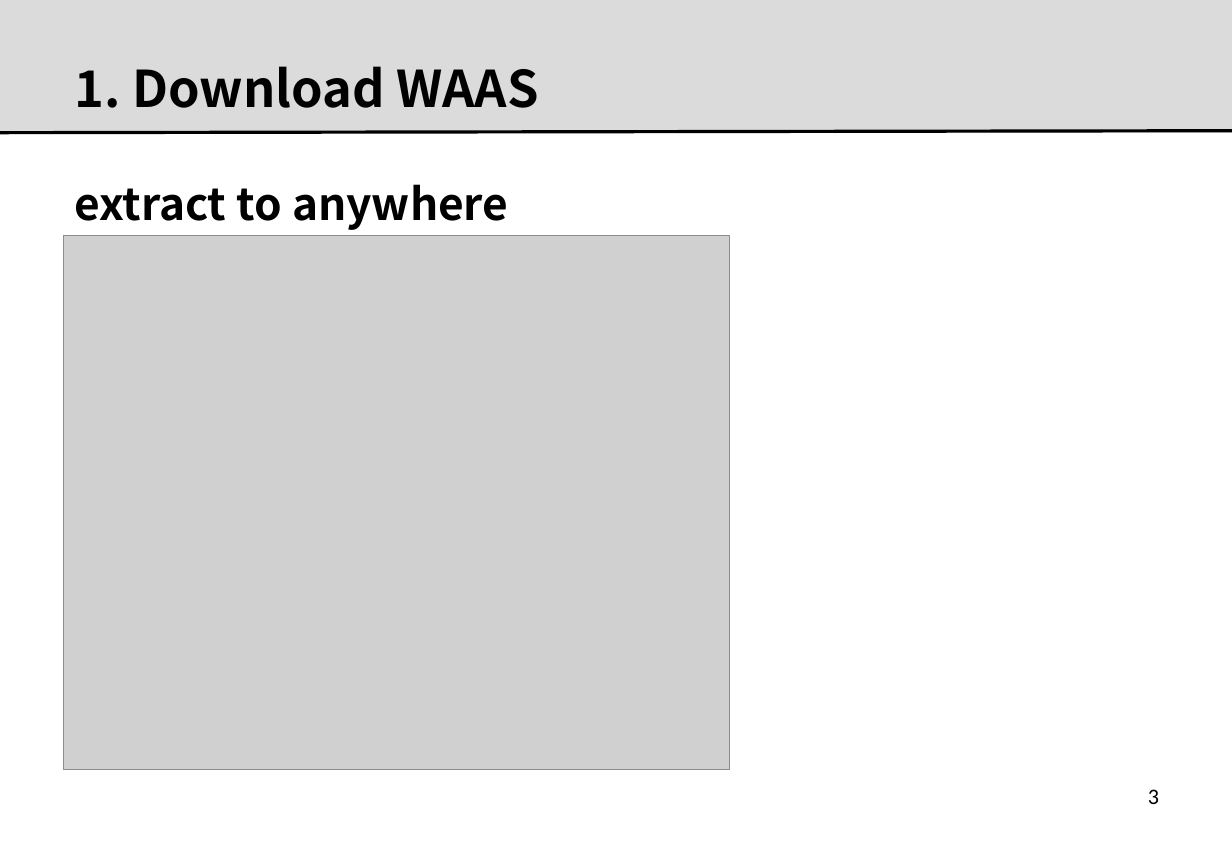
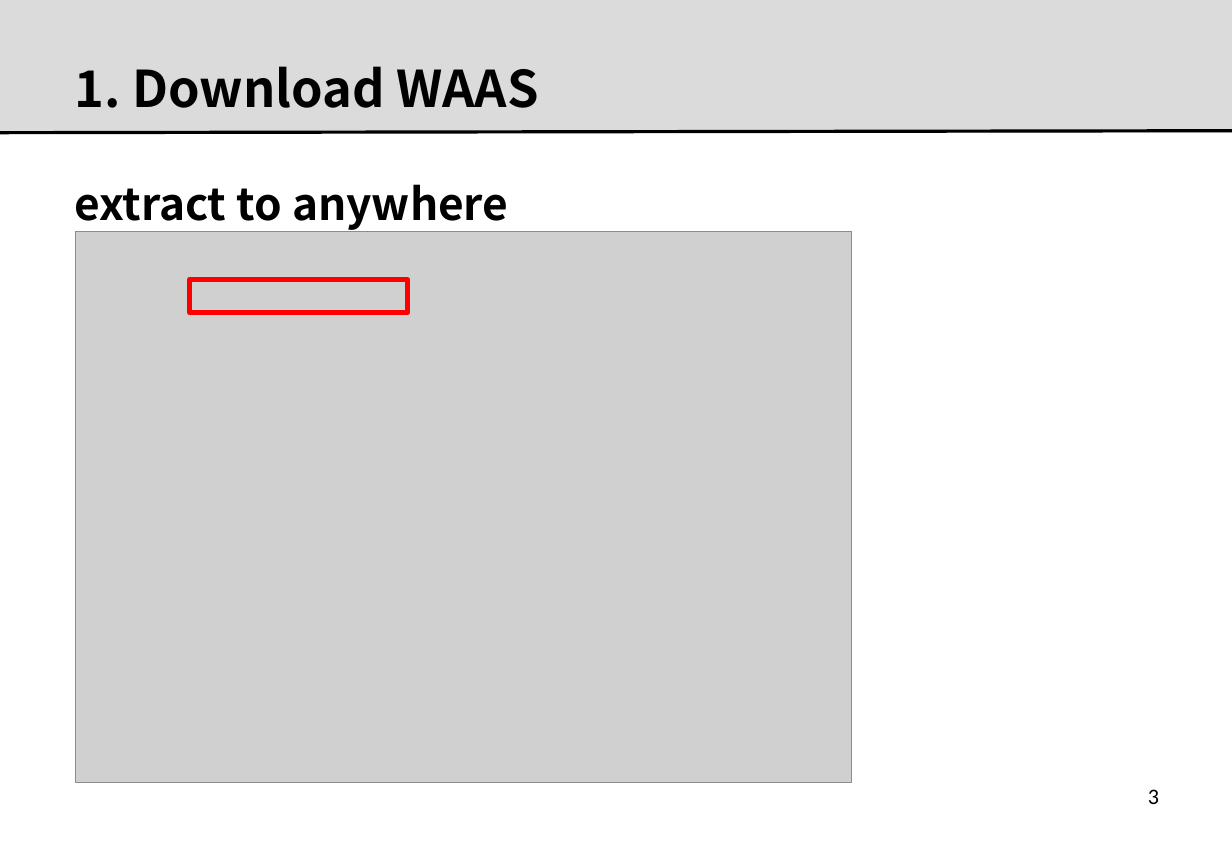
Before and after one commit to kitcrl/waas, a slide deck: slide 4 of docs/0000.man.pptx. Drawn at 1232x853 pixels with LibreOffice and Linux fonts; fonts in the diff are those of the drawing; grey boxes stand for pictures; background and template pictures are left out. Boxes give left, top, right and bottom in pixels: in the first picture for what was removed or moved away, otherwise in the second. Text is boxed around its words. In the diff, an @@ line names an element or a change of style, - is before the commit and + after.

```diff
--- a/docs/0000.man.pptx
+++ b/docs/0000.man.pptx
@@ picture: place and size @@
-picture at box(63, 235, 729, 770)
+picture at box(76, 231, 852, 783)
@@ rectangle added at box(190, 280, 408, 313), outline #FF0000 3 pt @@
```
Also in this commit, not shown: 5 other slides changed, 1 slide added, 1 slide removed, 1 other file.
